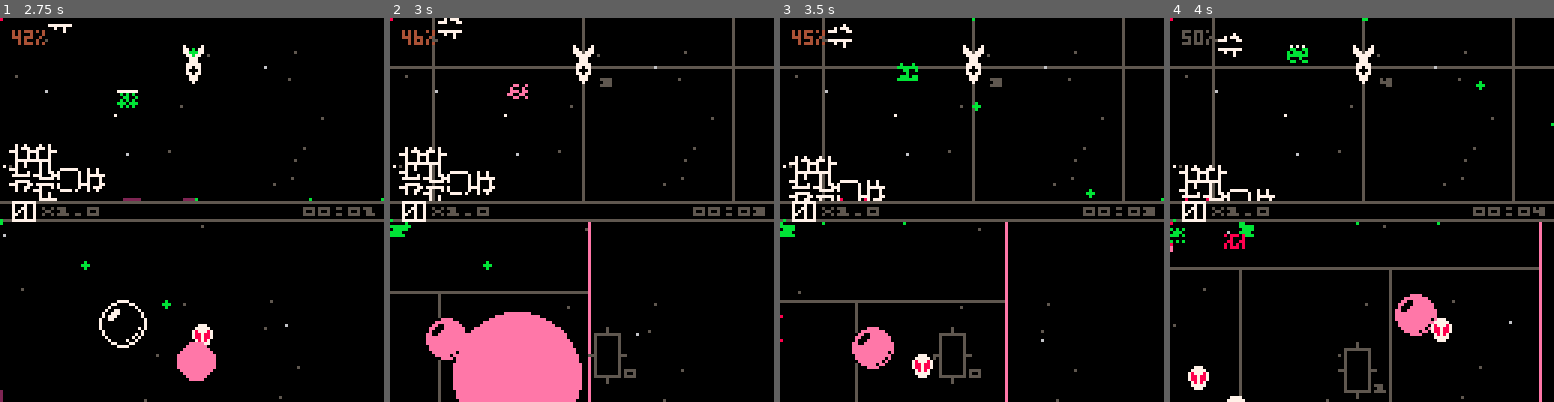
Above: before the commit, frames 1-4 (left to right).
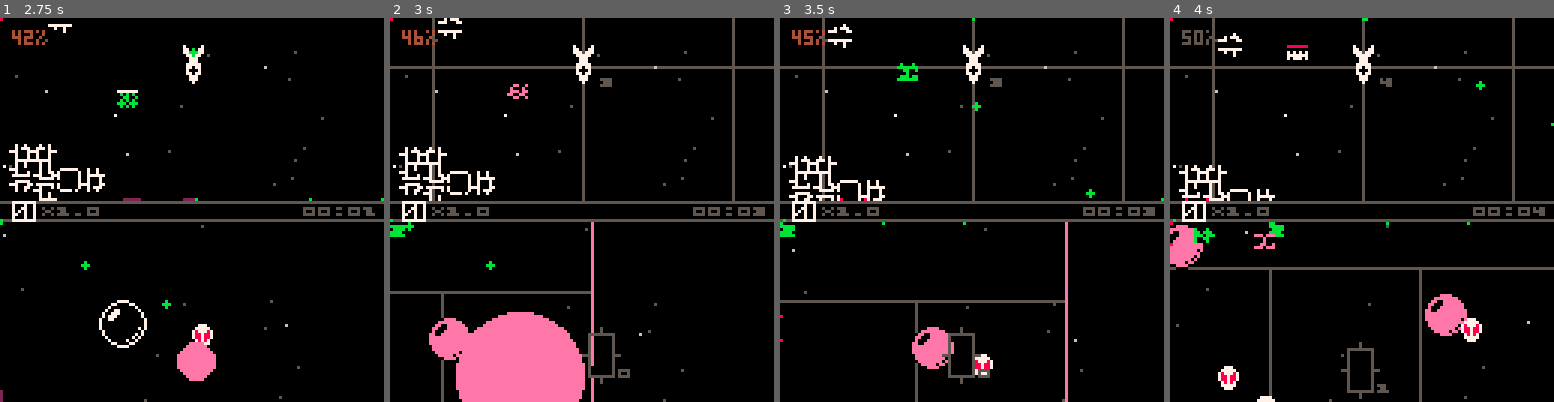
Above: after the commit, the same moments.

Repository: catnipped/friendlyfire
Game: PICO-8 cartridge friendlyfire.p8
Two runs of this game, one before a commit and one after it. Both use one fixed random seed, a clock stepped at 60 frames per second and the inputs below.
Inputs:
- Up to frame 1 (2.75 s): tap X (X key) at 0.33, 1.07, 1.85 s; tap O (Z key) at 0.7, 1.7, 2.1, 2.5 s; hold Right 1.6-2.1 s; hold Up 2.15-2.42 s; hold Right from 2.47 s (still down)
- Up to frame 2 (3 s): keep holding Right; tap O (Z key) at 2.9 s; tap X (X key) at 2.97 s
- Up to frame 3 (3.5 s): release Right at 3.03 s; hold Left from 3.08 s (still down); tap O (Z key) at 3.3 s
- Up to frame 4 (4 s): release Left at 3.58 s; hold Down 3.63-3.97 s; tap O (Z key) at 3.7 s

Frame 1 is identical in both runs. In frame 2, 1.9% of the frame differs, in the area x 3-66%, y 53-100%; in frame 3, 3.6%; in frame 4, 5.7%, in the area x 0-100%, y 7-100%.

Commit message:
fix dash out of bounds bug

Diff:
--- a/friendlyfire.p8
+++ b/friendlyfire.p8
@@ -313,9 +313,11 @@
 		if btn(2,lp.id-1) then
 			if btn(5,lp.id-1) then
 				lp.vy = -2
-				poof = spawngfx("poof",lp.x,lp.y)
-				add(lstate.animations, poof)
-				sfx(26)
+				if lp.death == false then
+					poof = spawngfx("poof",lp.x,lp.y)
+					add(lstate.animations, poof)
+					sfx(26)
+				end
 			else
 				lp.vy += -0.1
 			end
@@ -323,19 +325,23 @@
 		if btn(3,lp.id-1) then
 			if btn(5,lp.id-1) then
 				lp.vy = 2
-				poof = spawngfx("poof",lp.x,lp.y)
-				add(lstate.animations, poof)
-				sfx(26)
-			else
-				lp.vy += 0.1
-			end
-		end
-		if btn(0,lp.id-1) then
-				if btn(5,lp.id-1) then
-					lp.vx = -2
+				if lp.death == false then
 					poof = spawngfx("poof",lp.x,lp.y)
 					add(lstate.animations, poof)
 					sfx(26)
+				end
+			else
+				lp.vy += 0.1
+			end
+		end
+		if btn(0,lp.id-1) then
+			if btn(5,lp.id-1) then
+					lp.vx = -2
+					if lp.death == false then
+						poof = spawngfx("poof",lp.x,lp.y)
+						add(lstate.animations, poof)
+						sfx(26)
+					end
 				else
 					lp.vx += -0.1
 				end
@@ -343,17 +349,31 @@
 		if btn(1,lp.id-1) then
 			if btn(5,lp.id-1) then
 				lp.vx = 2
-				poof = spawngfx("poof",lp.x,lp.y)
-				add(lstate.animations, poof)
-				sfx(26)
+				if lp.death == false then
+					poof = spawngfx("poof",lp.x,lp.y)
+					add(lstate.animations, poof)
+					sfx(26)
+				end
 			else
 				lp.vx += 0.1
 			end
 		end
-		if lp.x > (lbounds.x+lbounds.w) then lp.vx -= 0.15 end
-		if lp.x < (lbounds.x) then lp.vx += 0.15 end
-		if lp.y > (lbounds.y+lbounds.h) then lp.vy -= 0.15 end
-		if lp.y < (lbounds.y) then lp.vy += 0.15 end
+		if lp.x > (lbounds.x+lbounds.w) then
+			if btn(5,lp.id-1) then lp.vx -= 2.5
+			else lp.vx -= 0.15 end
+		end
+		if lp.x < (lbounds.x) then
+			if btn(5,lp.id-1) then lp.vx += 2.5
+			else lp.vx += 0.15 end
+		end
+		if lp.y > (lbounds.y+lbounds.h) then
+			if btn(5,lp.id-1) then lp.vy -= 2.5
+			else lp.vy -= 0.15 end
+		end
+		if lp.y < (lbounds.y) then
+			if btn(5,lp.id-1) then lp.vy += 2.5
+			else lp.vy += 0.15 end
+		end
 		lp.vy = mid(lp.vy, -4, 4)
 		lp.vx = mid(lp.vx, -4, 4)
 		lp.cam = updatecam(lp)
